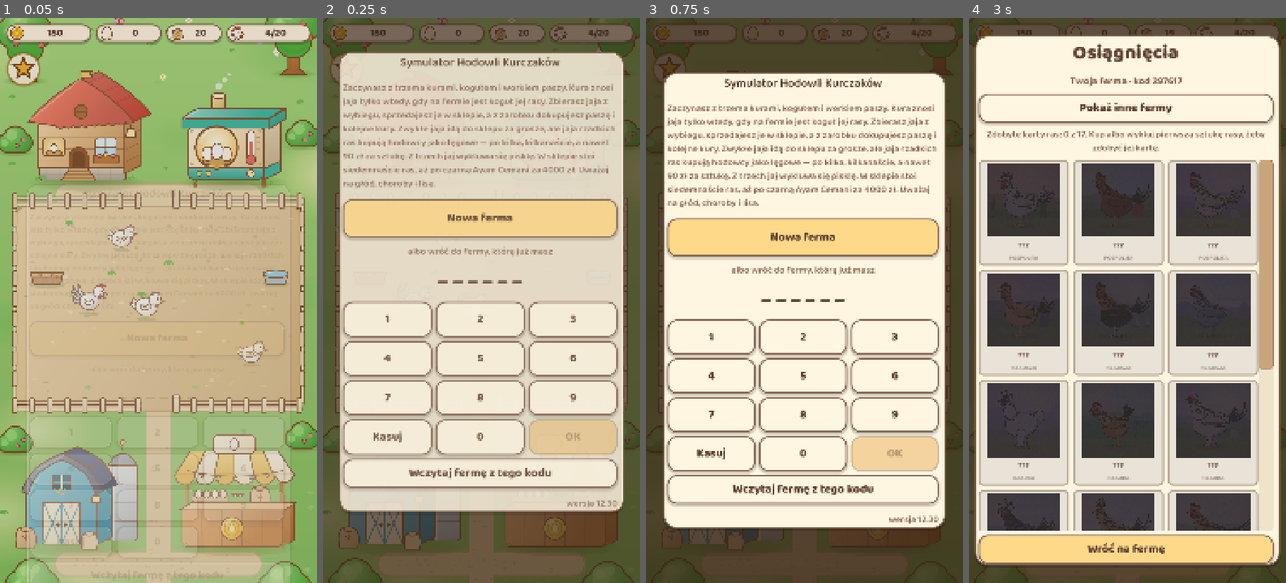
Above: before the commit, frames 1-4 (left to right).
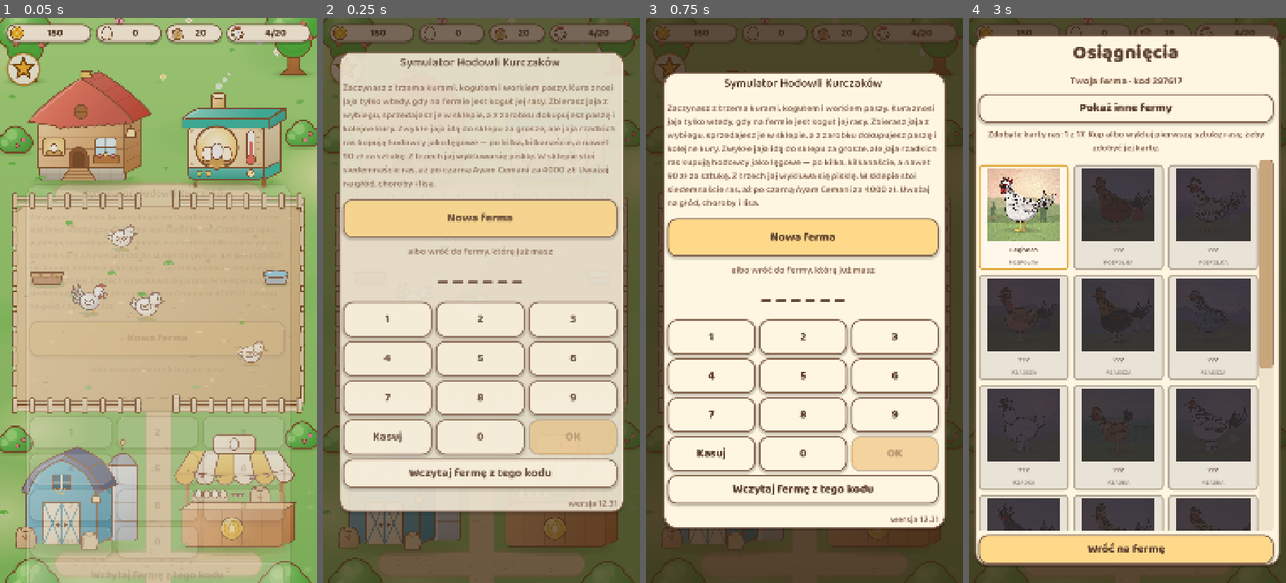
Above: after the commit, the same moments.

Repository: sodorn/kury
Game: Godot game, scene res://scenes/main/main.tscn
Same seed, same stepped clock (60 frames per second), same inputs: the game is played once before the commit and once after it.
Inputs (mouse positions are in pixels of both pictures, inside the frame that each line leads up to):
- Up to frame 1 (0.05 s): no input
- Up to frame 2 (0.25 s): no input
- Up to frame 3 (0.75 s): click (668, 68) at 0.5 s
- Up to frame 4 (3 s): click "Nowa ferma" at 1.25 s; click "Zaczynamy!" at 2 s; click (991, 68) at 2.75 s

Frame 1 is identical in both runs. In frame 2, 0.1% of the frame differs, in the area x 77-93%, y 85-87%; in frame 3, 0.1%; in frame 4, 13%, in the area x 3-97%, y 20-91%.

Commit message:
Wersja 12.31: statystyki innych ferm, karta leghorna dla startowego stada, poziom budynku w kolku
Co-Authored-By: Claude Opus 5.5 <noreply@anthropic.com>
Claude-Session: https://claude.ai/code/session_01CjTjcTbStDCiJ7vGbYReKd

Diff:
--- a/core/model/farm_state.gd
+++ b/core/model/farm_state.gd
@@ -142,8 +142,18 @@
 ## Lista `unlocked_breeds` sluzy teraz do czego innego: pamieta, ktore rasy
 ## gracz juz mial. Dzieki temu okienko z historia rasy pokazuje sie raz,
 ## przy pierwszym zakupie, i nie wyskakuje przy kazdej kolejnej sztuce.
+##
+## 12.31: kazda rasa, ktora gracz ma w stadzie, w inkubatorze albo wsrod
+## piskląt, liczy sie jako zdobyta. Startowe leghorny nigdy nie trafialy na
+## liste (nie byly kupione), wiec karta leghorna byla ciemna, choc gracz od
+## poczatku je hodowal. Wolane przy nowej grze i przy kazdym odczycie zapisu.
 func ensure_starting_unlocks() -> void:
-	pass
+	for hen: Chicken in chickens:
+		mark_owned(hen.breed_id)
+	for batch: EggBatch in incubating:
+		mark_owned(batch.breed_id)
+	for chick: Chick in chicks:
+		mark_owned(chick.breed_id)
 
 
 ## Czy gracz mial juz kiedys kure tej rasy.
--- a/core/util/game_data.gd
+++ b/core/util/game_data.gd
@@ -11,7 +11,7 @@
 ## Numer wersji gry. Jedno miejsce do podbicia przy wydaniu — pokazuje sie
 ## na ekranie powitalnym, zeby bylo widac, czy przegladarka wczytala nowa
 ## wersje, czy podsunela stara z pamieci.
-const VERSION := "12.30"
+const VERSION := "12.31"
 
 static var _balance: Dictionary = {}
 static var _buildings: Array = []
--- a/data/strings.csv
+++ b/data/strings.csv
@@ -122,6 +122,7 @@
 PANEL_LEVEL,"Poziom"
 PANEL_LEVEL_VALUE,"%d / %d"
 PANEL_LEVEL_MAX,"%d / %d — maksymalny"
+PANEL_LEVEL_TOP,"maksymalny"
 PANEL_HATCHING,"Wykluwa się: %s"
 PANEL_GROWING,"Dorasta: %s"
 PANEL_HATCHING_BAR,"Wykluwa się: %s — %d%%, jeszcze %s"
@@ -373,6 +374,22 @@
 ACH_FARMS_NONE,"Na razie nikogo więcej."
 ACH_FARM_ROW,"Ferma %s · karty %d/%d · %s"
 ACH_FARM_ROW_CURRENT,"Ferma %s · karty %d/%d · grasz tu teraz"
+ACH_STATS_LOADING,"Wczytuję statystyki fermy..."
+ACH_STATS_FAILED,"Nie udało się pobrać statystyk tej fermy."
+ACH_STATS_NOTE,"Stan z ostatniego zapisu tej fermy."
+ACH_STAT_SAVED,"Ostatni zapis"
+ACH_STAT_MONEY,"Pieniądze"
+ACH_STAT_FEED,"Pasza"
+ACH_STAT_FLOCK,"Kury / koguty"
+ACH_STAT_EGGS,"Jaja w magazynie"
+ACH_STAT_COOP,"Kurnik"
+ACH_STAT_STORAGE,"Magazyn"
+ACH_STAT_INCUBATOR,"Inkubator"
+ACH_STAT_FENCE,"Płot"
+ACH_STAT_DOG,"Pies"
+ACH_STAT_DAYS,"Dni na fermie"
+ACH_STAT_LEVEL,"%s · poziom %d"
+ACH_STAT_NONE,"brak"
 UNLOCK_CARD_CLOSE,"Zamknij kartę"
 PANEL_UPGRADE_NEXT,"Następny poziom: %s — %s"
 PANEL_UPGRADE_SLIDE,"Rozbuduj za %s · %s"
--- a/project.godot
+++ b/project.godot
@@ -11,7 +11,7 @@
 [application]
 
 config/name="Chicken Farm Simulator"
-config/version="12.30"
+config/version="12.31"
 run/main_scene="res://scenes/main/main.tscn"
 config/features=PackedStringArray("4.7", "GL Compatibility")
 config/icon="res://assets/icon.svg"
--- a/scenes/ui/panels/achievements_panel.gd
+++ b/scenes/ui/panels/achievements_panel.gd
@@ -25,6 +25,9 @@
 var _listing := false
 ## Zdobyte karty z ostatnio pobranej listy ferm: kod -> Array id ras.
 var _cached_unlocked := {}
+## Statystyki podgladanej fermy (12.31): pieniadze, pasza, budynki, pies, plot.
+var _stats: GridContainer
+var _stats_note: Label
 var _star: Button
 ## Miejsce w drzewie HUD-u, do ktorego wracamy po zamknieciu (pod panelami
 ## budynkow - inaczej gwiazdka wisialaby nad otwartym sklepem).
@@ -143,13 +146,38 @@
 	_list.size_flags_horizontal = Control.SIZE_EXPAND_FILL
 	_list.add_theme_constant_override("separation", 12)
 	_list_scroll.add_child(_list)
+	var inner := VBoxContainer.new()
+	inner.name = "GridBox"
+	inner.size_flags_horizontal = Control.SIZE_EXPAND_FILL
+	inner.add_theme_constant_override("separation", 16)
+	scroll.add_child(inner)
+	_stats_note = Label.new()
+	_stats_note.name = "StatsNote"
+	_stats_note.theme_type_variation = &"NoteLabel"
+	_stats_note.horizontal_alignment = HORIZONTAL_ALIGNMENT_CENTER
+	_stats_note.autowrap_mode = TextServer.AUTOWRAP_WORD_SMART
+	_stats_note.hide()
+	inner.add_child(_stats_note)
+	_stats = GridContainer.new()
+	_stats.name = "Stats"
+	_stats.columns = 2
+	_stats.size_flags_horizontal = Control.SIZE_EXPAND_FILL
+	_stats.add_theme_constant_override("h_separation", 20)
+	_stats.add_theme_constant_override("v_separation", 8)
+	_stats.hide()
+	# Odstep od paska przewijania, zeby prawa kolumna nie wchodzila pod niego.
+	var stats_margin := MarginContainer.new()
+	stats_margin.add_theme_constant_override("margin_right", 28)
+	stats_margin.add_theme_constant_override("margin_left", 8)
+	stats_margin.add_child(_stats)
+	inner.add_child(stats_margin)
 	_grid = GridContainer.new()
 	_grid.name = "Grid"
 	_grid.columns = COLUMNS
 	_grid.size_flags_horizontal = Control.SIZE_EXPAND_FILL
 	_grid.add_theme_constant_override("h_separation", 14)
 	_grid.add_theme_constant_override("v_separation", 14)
-	scroll.add_child(_grid)
+	inner.add_child(_grid)
 
 	var close := Button.new()
 	close.name = "Close"
@@ -217,6 +245,8 @@
 
 func _show_grid() -> void:
 	_listing = false
+	_stats.hide()
+	_stats_note.hide()
 	_fill()
 	_list_scroll.hide()
 	_grid_scroll.show()
@@ -324,9 +354,90 @@
 	_viewing = "" if current else code
 	_viewing_unlocked = []
 	if not current:
-		# Karty bierzemy z tej samej listy - nie trzeba pytac serwera drugi raz.
-		_viewing_unlocked = _cached_unlocked.get(code, [])
+		# Karty od razu z listy; pelne statystyki dociagamy osobnym zapytaniem.
+		_viewing_unlocked = (_cached_unlocked.get(code, []) as Array).duplicate()
 	_show_grid()
+	if current:
+		return
+	_stats_note.text = tr("ACH_STATS_LOADING")
+	_stats_note.show()
+	if not Cloud.farm_fetched.is_connected(_on_farm_fetched):
+		Cloud.farm_fetched.connect(_on_farm_fetched)
+	Cloud.fetch_farm(code)
+
+
+func _on_farm_fetched(code: String, payload: Dictionary, updated_at: int, ok: bool) -> void:
+	if code != _viewing or _listing:
+		return
+	if not ok or payload.is_empty():
+		_stats_note.text = tr("ACH_STATS_FAILED")
+		return
+	var loaded := SaveGame.from_dict(payload.duplicate(true))
+	var state := loaded.get("state") as FarmState
+	if state == null:
+		_stats_note.text = tr("ACH_STATS_FAILED")
+		return
+	for breed_id: String in state.unlocked_breeds:
+		if not _viewing_unlocked.has(breed_id):
+			_viewing_unlocked.append(breed_id)
+	_fill()
+	show_stats(state, updated_at)
+
+
+## Tabelka statystyk fermy. Publiczne, zeby test mogl ja wypelnic bez serwera.
+func show_stats(state: FarmState, updated_at: int) -> void:
+	for child in _stats.get_children():
+		_stats.remove_child(child)
+		child.queue_free()
+	_stats_note.text = tr("ACH_STATS_NOTE")
+	_stats_note.show()
+	var rows := [
+		["ACH_STAT_SAVED", _when(updated_at)],
+		["ACH_STAT_MONEY", NumberFormat.money(state.money)],
+		["ACH_STAT_FEED", NumberFormat.weight(state.feed)],
+		["ACH_STAT_FLOCK", "%d / %d" % [state.laying_hen_count(), state.rooster_count()]],
+		["ACH_STAT_EGGS", NumberFormat.grouped(state.egg_count())],
+		["ACH_STAT_COOP", _level_text(state, "coop")],
+		["ACH_STAT_STORAGE", _level_text(state, "storage")],
+		["ACH_STAT_INCUBATOR", _level_text(state, "incubator")],
+		["ACH_STAT_FENCE", _owned_text(state, "guard")],
+		["ACH_STAT_DOG", _owned_text(state, "dog")],
+		["ACH_STAT_DAYS", str(state.days)],
+	]
+	for pair: Array in rows:
+		var key_label := Label.new()
+		key_label.text = tr(pair[0])
+		key_label.add_theme_font_size_override("font_size", 26)
+		_stats.add_child(key_label)
+		var value := Label.new()
+		value.text = pair[1]
+		value.add_theme_font_size_override("font_size", 26)
+		value.horizontal_alignment = HORIZONTAL_ALIGNMENT_RIGHT
+		value.autowrap_mode = TextServer.AUTOWRAP_WORD_SMART
+		value.size_flags_horizontal = Control.SIZE_EXPAND_FILL
+		value.custom_minimum_size.x = 10.0
+		_stats.add_child(value)
+	_stats.show()
+
+
+## "drewniany kurnik 3×4 m · poziom 3"
+func _level_text(state: FarmState, building_id: String) -> String:
+	var cfg: Dictionary = GameData.balance().get("incubator", {}) if building_id == "incubator" \
+			else GameData.balance().get("buildings", {}).get(building_id, {})
+	var level := state.building_level(building_id)
+	var ups: Array = cfg.get("upgrades", [])
+	var name_key := String(cfg.get("name", "")) if level <= 0 or ups.is_empty() \
+			else String((ups[mini(level, ups.size()) - 1] as Dictionary).get("name", ""))
+	return tr("ACH_STAT_LEVEL") % [tr(name_key), level + 1]
+
+
+## Plot i pies: nazwa albo "brak".
+func _owned_text(state: FarmState, building_id: String) -> String:
+	var level := state.building_level(building_id)
+	var ups: Array = GameData.balance().get("buildings", {}).get(building_id, {}).get("upgrades", [])
+	if level <= 0 or ups.is_empty():
+		return tr("ACH_STAT_NONE")
+	return tr(String((ups[mini(level, ups.size()) - 1] as Dictionary).get("name", "")))
 
 
 ## Jedna karta w siatce. Zdobyta: portret w zlotej ramce i nazwa. Niezdobyta:
--- a/scenes/ui/panels/building_panel.gd
+++ b/scenes/ui/panels/building_panel.gd
@@ -938,17 +938,24 @@
 	var value := Label.new()
 	value.theme_type_variation = &"CounterLabel"
 	_row_value(value)
+	# 12.31 (wlasciciel 26.11): numer poziomu w kolku jak liczba kur w sklepie,
+	# bez "/ 10" - kazdy budynek ma tyle samo poziomow, wiec to zbedne.
+	var badge := _count_badge(Color("#B7791F"))
+	badge.name = "LevelBadge"
 	row.add_child(label)
 	row.add_child(value)
+	row.add_child(badge)
+	row.add_theme_constant_override("separation", 12)
 	_rows.add_child(row)
 	_refreshers.append(func() -> void:
 		var shown: int = int(level_provider.call()) + 1
-		var key := "PANEL_LEVEL_MAX" if shown >= levels else "PANEL_LEVEL_VALUE"
-		value.text = tr(key) % [shown, levels]
+		(badge.get_child(0) as Label).text = str(shown)
 		# Przy nazwanych poziomach ("duży inkubator") sam numer nic nie mowi.
 		var named: String = name_provider.call() if name_provider.is_valid() else ""
-		if not named.is_empty():
-			value.text = "%s · %s" % [named, value.text])
+		if shown >= levels:
+			named = tr("PANEL_LEVEL_TOP") if named.is_empty() \
+					else "%s · %s" % [named, tr("PANEL_LEVEL_TOP")]
+		value.text = named)
 
 
 ## Ile poziomow ma budynek razem z poczatkowym.
--- a/services/cloud.gd
+++ b/services/cloud.gd
@@ -22,6 +22,9 @@
 ## Lista ferm z serwera do panelu osiagniec (12.30). Wiersze:
 ## {"player_id": String, "updated_at": int, "unlocked": Array}.
 signal farms_listed(rows: Array, ok: bool)
+## Pelny zapis cudzej fermy do podgladu statystyk (12.31). Nie rusza
+## sygnalu `pulled`, bo ten przestawia gre na wczytana farme.
+signal farm_fetched(code: String, payload: Dictionary, updated_at: int, ok: bool)
 
 const PLAYER_ID_PATH := "user://player_id.txt"
 ## Kody ferm, na ktorych grano na tym urzadzeniu (12.30, wlasciciel 26.11:
@@ -371,6 +374,35 @@
 		file.close()
 
 
+## Pobiera caly zapis jednej fermy tylko do podgladu.
+func fetch_farm(code: String) -> void:
+	if not is_enabled() or code.is_empty():
+		farm_fetched.emit(code, {}, 0, false)
+		return
+	var url := "%s/rest/v1/%s?player_id=eq.%s&select=payload,updated_at" % [
+			_base_url(), _table(), code.uri_encode()]
+	var http := HTTPRequest.new()
+	http.timeout = float(_config.get("timeout_seconds", 8))
+	http.accept_gzip = false
+	add_child(http)
+	http.request_completed.connect(
+			func(result: int, status: int, _head: PackedStringArray, body: PackedByteArray) -> void:
+				http.queue_free()
+				var json := JSON.new()
+				if result != HTTPRequest.RESULT_SUCCESS or status < 200 or status >= 300 \
+						or json.parse(_body_text(body)) != OK or typeof(json.data) != TYPE_ARRAY \
+						or (json.data as Array).is_empty():
+					farm_fetched.emit(code, {}, 0, false)
+					return
+				var row: Variant = (json.data as Array)[0]
+				var payload: Variant = row.get("payload", {}) if typeof(row) == TYPE_DICTIONARY else {}
+				farm_fetched.emit(code, payload if typeof(payload) == TYPE_DICTIONARY else {},
+						int(row.get("updated_at", 0)) if typeof(row) == TYPE_DICTIONARY else 0, true))
+	if http.request(url, _headers(), HTTPClient.METHOD_GET) != OK:
+		http.queue_free()
+		farm_fetched.emit(code, {}, 0, false)
+
+
 ## Pobiera liste WSZYSTKICH ferm z serwera: kod, czas ostatniego zapisu
 ## i zdobyte karty ras. Bez reszty zapisu - caly payload kazdej fermy to za
 ## duzo danych. Tylko do podgladu: nic tu nie zmienia tozsamosci urzadzenia.
@@ -378,7 +410,7 @@
 	if not is_enabled():
 		farms_listed.emit([], false)
 		return
-	var url := "%s/rest/v1/%s?select=player_id,updated_at,unlocked:payload->unlocked&order=updated_at.desc&limit=500" % [
+	var url := "%s/rest/v1/%s?select=player_id,updated_at,unlocked:payload->unlocked,chickens:payload->chickens&order=updated_at.desc&limit=500" % [
 			_base_url(), _table()]
 	var http := HTTPRequest.new()
 	http.timeout = float(_config.get("timeout_seconds", 8))
@@ -398,11 +430,25 @@
 				for raw: Variant in json.data:
 					if typeof(raw) != TYPE_DICTIONARY:
 						continue
+					# Zdobyte karty = lista "unlocked" plus rasy obecne w stadzie
+					# (startowe leghorny nie trafialy na liste - poprawka 12.31).
+					var owned: Array = []
 					var unlocked: Variant = raw.get("unlocked", [])
+					if typeof(unlocked) == TYPE_ARRAY:
+						for breed_id: Variant in unlocked:
+							if not owned.has(str(breed_id)):
+								owned.append(str(breed_id))
+					var flock: Variant = raw.get("chickens", [])
+					if typeof(flock) == TYPE_ARRAY:
+						for hen: Variant in flock:
+							if typeof(hen) == TYPE_DICTIONARY:
+								var breed_id := str(hen.get("breed", ""))
+								if not breed_id.is_empty() and not owned.has(breed_id):
+									owned.append(breed_id)
 					rows.append({
 						"player_id": str(raw.get("player_id", "")),
 						"updated_at": int(raw.get("updated_at", 0)),
-						"unlocked": unlocked if typeof(unlocked) == TYPE_ARRAY else [],
+						"unlocked": owned,
 					})
 				farms_listed.emit(rows, true))
 	if http.request(url, _headers(), HTTPClient.METHOD_GET) != OK:
--- a/tests/smoke_ui.gd
+++ b/tests/smoke_ui.gd
@@ -1554,6 +1554,11 @@
 	var marans_card := grid.get_node_or_null("Card_marans") as Button
 	_check(cemani_card != null and not cemani_card.disabled and marans_card != null
 			and not marans_card.disabled, "karty cudzej fermy")
+	ach.show_stats(Game.state, 1795700000)
+	await _frames(5)
+	var stats := ach.find_child("Stats", true, false) as GridContainer
+	_check(stats != null and stats.visible and stats.get_child_count() == 22,
+			"statystyki cudzej fermy: 11 wierszy")
 	_shot("osiagniecia_cudza.png")
 	farms_btn.pressed.emit()
 	await _frames(3)
Not shown, changed: DOKUMENTACJA_TECHNICZNA.txt
Not shown, changed: INSTRUKCJA.txt
Binary file changed: data/strings.pl.translation
Not shown, changed: PROJECT_STATE.md
